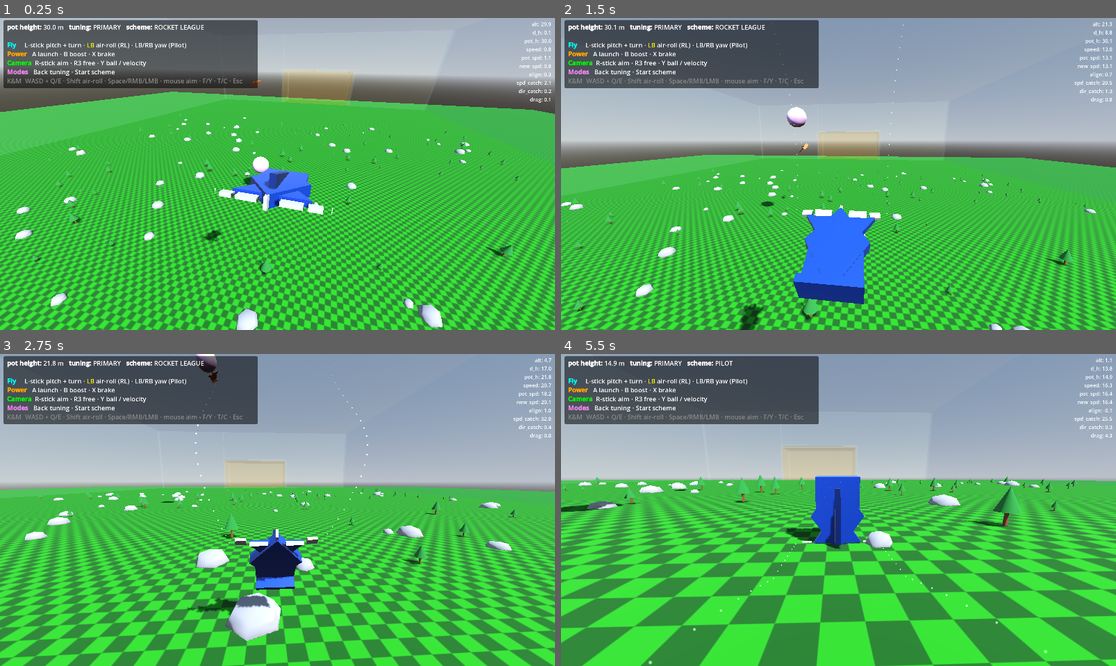
Above: before the commit, frames 1-4 (two rows, left to right).
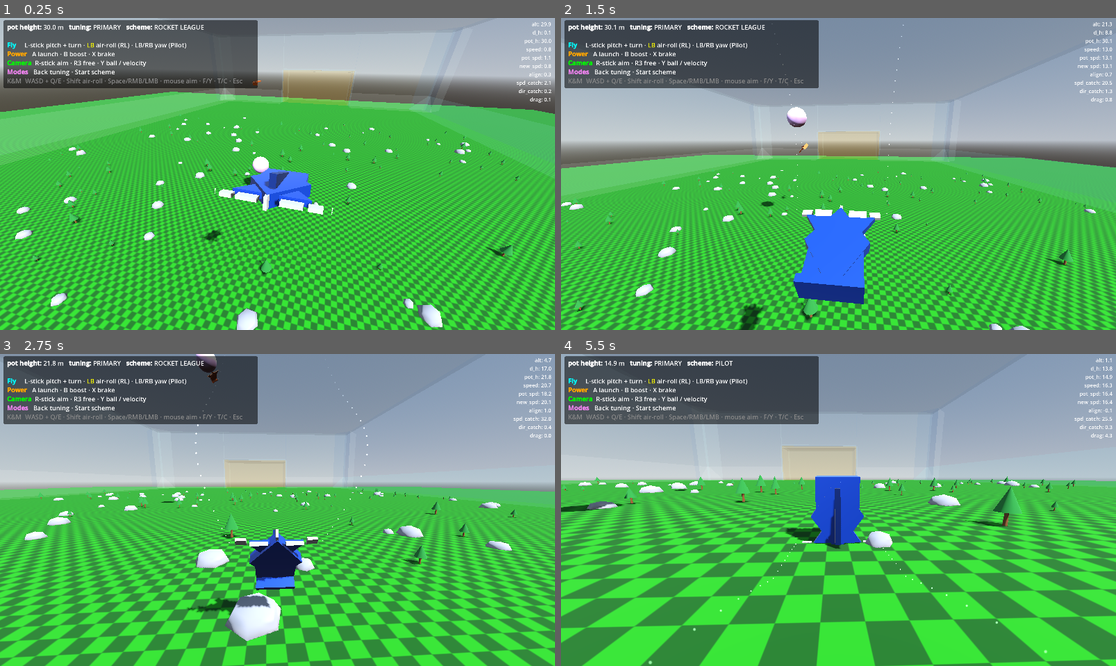
Above: after the commit, the same moments.

Repository: westonkelliher/glider
Game: Godot game, scene res://scenes/main.tscn
Same seed, same stepped clock (60 frames per second), same inputs: the game is played once before the commit and once after it.
Inputs (mouse positions are in pixels of both pictures, inside the frame that each line leads up to):
- Up to frame 1 (0.25 s): no input
- Up to frame 2 (1.5 s): tap Enter at 0.5 s; move the mouse to (866, 174) at 0.52 s; press the mouse at (866, 174) at 0.53 s; hold W (move_forward) from 0.53 s (still down); move the mouse to (810, 174) at 1.27 s; release the mouse at (810, 174) at 1.28 s; tap Shift (air_roll) at 1.35 s
- Up to frame 3 (2.75 s): keep holding W (move_forward); move the mouse to (288, 503) at 2.02 s; hold Right mouse button (boost) from 2.03 s (still down)
- Up to frame 4 (5.5 s): keep holding W (move_forward); move the mouse to (832, 516) at 2.77 s; release Right mouse button (boost) at 2.78 s; tap Y (cam_ball_toggle) at 2.85 s; move the mouse to (877, 513) at 3.52 s; tap F (cam_free) at 3.6 s; move the mouse to (794, 506) at 4.27 s; tap Space (launch) at 4.35 s; move the mouse to (844, 510) at 5.02 s; hold C (toggle_scheme) from 5.03 s (still down)

The runs differ from the first frame. In frame 1, 0.4% of the frame differs, in the area x 38-80%, y 22-31%; in frame 2, 0.3%; in frame 3, less than 0.1%; in frame 4, less than 0.1%.

Commit message:
Add arena ceiling + 45° chamfers on floor edges & vertical corners
Fillets the right angles rocket-league style so the ball/glider slide off
edges instead of wedging. Floor chamfers skip the goal mouths.

Co-Authored-By: Claude Opus 4.8 (1M context) <noreply@anthropic.com>

Diff:
--- a/environment/arena.tscn
+++ b/environment/arena.tscn
@@ -67,6 +67,37 @@
 [sub_resource type="BoxShape3D" id="shape_goal_roof"]
 size = Vector3(80, 3, 30)
 
+; --- ceiling + filleted corners (no 90° edges, rocket-league style) ---
+[sub_resource type="BoxMesh" id="mesh_ceiling"]
+material = SubResource("wall_mat")
+size = Vector3(240, 3, 400)
+
+[sub_resource type="BoxShape3D" id="shape_ceiling"]
+size = Vector3(240, 3, 400)
+
+; chamfer box rotated 45°; a square cross-section presents a diagonal ramp to the
+; interior whichever way it spins, so only the origin needs to land on the edge.
+[sub_resource type="BoxMesh" id="mesh_ch_ew"]
+material = SubResource("wall_mat")
+size = Vector3(20, 20, 400)
+
+[sub_resource type="BoxShape3D" id="shape_ch_ew"]
+size = Vector3(20, 20, 400)
+
+[sub_resource type="BoxMesh" id="mesh_ch_ns"]
+material = SubResource("wall_mat")
+size = Vector3(80, 20, 20)
+
+[sub_resource type="BoxShape3D" id="shape_ch_ns"]
+size = Vector3(80, 20, 20)
+
+[sub_resource type="BoxMesh" id="mesh_ch_v"]
+material = SubResource("wall_mat")
+size = Vector3(20, 70, 20)
+
+[sub_resource type="BoxShape3D" id="shape_ch_v"]
+size = Vector3(20, 70, 20)
+
 [node name="Arena" type="StaticBody3D"]
 script = ExtResource("1_ref")
 
@@ -219,3 +250,91 @@
 
 [node name="Shape" type="CollisionShape3D" parent="GoalSouth"]
 shape = SubResource("shape_goal")
+
+[node name="Ceiling" type="MeshInstance3D" parent="."]
+transform = Transform3D(1, 0, 0, 0, 1, 0, 0, 0, 1, 0, 70, 0)
+mesh = SubResource("mesh_ceiling")
+
+[node name="CeilingShape" type="CollisionShape3D" parent="."]
+transform = Transform3D(1, 0, 0, 0, 1, 0, 0, 0, 1, 0, 70, 0)
+shape = SubResource("shape_ceiling")
+
+[node name="ChamferFloorEast" type="MeshInstance3D" parent="."]
+transform = Transform3D(0.7071068, 0.7071068, 0, -0.7071068, 0.7071068, 0, 0, 0, 1, 118.5, 0, 0)
+mesh = SubResource("mesh_ch_ew")
+
+[node name="ChamferFloorEastShape" type="CollisionShape3D" parent="."]
+transform = Transform3D(0.7071068, 0.7071068, 0, -0.7071068, 0.7071068, 0, 0, 0, 1, 118.5, 0, 0)
+shape = SubResource("shape_ch_ew")
+
+[node name="ChamferFloorWest" type="MeshInstance3D" parent="."]
+transform = Transform3D(0.7071068, 0.7071068, 0, -0.7071068, 0.7071068, 0, 0, 0, 1, -118.5, 0, 0)
+mesh = SubResource("mesh_ch_ew")
+
+[node name="ChamferFloorWestShape" type="CollisionShape3D" parent="."]
+transform = Transform3D(0.7071068, 0.7071068, 0, -0.7071068, 0.7071068, 0, 0, 0, 1, -118.5, 0, 0)
+shape = SubResource("shape_ch_ew")
+
+[node name="ChamferFloorNL" type="MeshInstance3D" parent="."]
+transform = Transform3D(1, 0, 0, 0, 0.7071068, 0.7071068, 0, -0.7071068, 0.7071068, -80, 0, 198.5)
+mesh = SubResource("mesh_ch_ns")
+
+[node name="ChamferFloorNLShape" type="CollisionShape3D" parent="."]
+transform = Transform3D(1, 0, 0, 0, 0.7071068, 0.7071068, 0, -0.7071068, 0.7071068, -80, 0, 198.5)
+shape = SubResource("shape_ch_ns")
+
+[node name="ChamferFloorNR" type="MeshInstance3D" parent="."]
+transform = Transform3D(1, 0, 0, 0, 0.7071068, 0.7071068, 0, -0.7071068, 0.7071068, 80, 0, 198.5)
+mesh = SubResource("mesh_ch_ns")
+
+[node name="ChamferFloorNRShape" type="CollisionShape3D" parent="."]
+transform = Transform3D(1, 0, 0, 0, 0.7071068, 0.7071068, 0, -0.7071068, 0.7071068, 80, 0, 198.5)
+shape = SubResource("shape_ch_ns")
+
+[node name="ChamferFloorSL" type="MeshInstance3D" parent="."]
+transform = Transform3D(1, 0, 0, 0, 0.7071068, 0.7071068, 0, -0.7071068, 0.7071068, -80, 0, -198.5)
+mesh = SubResource("mesh_ch_ns")
+
+[node name="ChamferFloorSLShape" type="CollisionShape3D" parent="."]
+transform = Transform3D(1, 0, 0, 0, 0.7071068, 0.7071068, 0, -0.7071068, 0.7071068, -80, 0, -198.5)
+shape = SubResource("shape_ch_ns")
+
+[node name="ChamferFloorSR" type="MeshInstance3D" parent="."]
+transform = Transform3D(1, 0, 0, 0, 0.7071068, 0.7071068, 0, -0.7071068, 0.7071068, 80, 0, -198.5)
+mesh = SubResource("mesh_ch_ns")
+
+[node name="ChamferFloorSRShape" type="CollisionShape3D" parent="."]
+transform = Transform3D(1, 0, 0, 0, 0.7071068, 0.7071068, 0, -0.7071068, 0.7071068, 80, 0, -198.5)
+shape = SubResource("shape_ch_ns")
+
+[node name="ChamferCornerNE" type="MeshInstance3D" parent="."]
+transform = Transform3D(0.7071068, 0, -0.7071068, 0, 1, 0, 0.7071068, 0, 0.7071068, 118.5, 35, 198.5)
+mesh = SubResource("mesh_ch_v")
+
+[node name="ChamferCornerNEShape" type="CollisionShape3D" parent="."]
+transform = Transform3D(0.7071068, 0, -0.7071068, 0, 1, 0, 0.7071068, 0, 0.7071068, 118.5, 35, 198.5)
+shape = SubResource("shape_ch_v")
+
+[node name="ChamferCornerNW" type="MeshInstance3D" parent="."]
+transform = Transform3D(0.7071068, 0, -0.7071068, 0, 1, 0, 0.7071068, 0, 0.7071068, -118.5, 35, 198.5)
+mesh = SubResource("mesh_ch_v")
+
+[node name="ChamferCornerNWShape" type="CollisionShape3D" parent="."]
+transform = Transform3D(0.7071068, 0, -0.7071068, 0, 1, 0, 0.7071068, 0, 0.7071068, -118.5, 35, 198.5)
+shape = SubResource("shape_ch_v")
+
+[node name="ChamferCornerSE" type="MeshInstance3D" parent="."]
+transform = Transform3D(0.7071068, 0, -0.7071068, 0, 1, 0, 0.7071068, 0, 0.7071068, 118.5, 35, -198.5)
+mesh = SubResource("mesh_ch_v")
+
+[node name="ChamferCornerSEShape" type="CollisionShape3D" parent="."]
+transform = Transform3D(0.7071068, 0, -0.7071068, 0, 1, 0, 0.7071068, 0, 0.7071068, 118.5, 35, -198.5)
+shape = SubResource("shape_ch_v")
+
+[node name="ChamferCornerSW" type="MeshInstance3D" parent="."]
+transform = Transform3D(0.7071068, 0, -0.7071068, 0, 1, 0, 0.7071068, 0, 0.7071068, -118.5, 35, -198.5)
+mesh = SubResource("mesh_ch_v")
+
+[node name="ChamferCornerSWShape" type="CollisionShape3D" parent="."]
+transform = Transform3D(0.7071068, 0, -0.7071068, 0, 1, 0, 0.7071068, 0, 0.7071068, -118.5, 35, -198.5)
+shape = SubResource("shape_ch_v")
